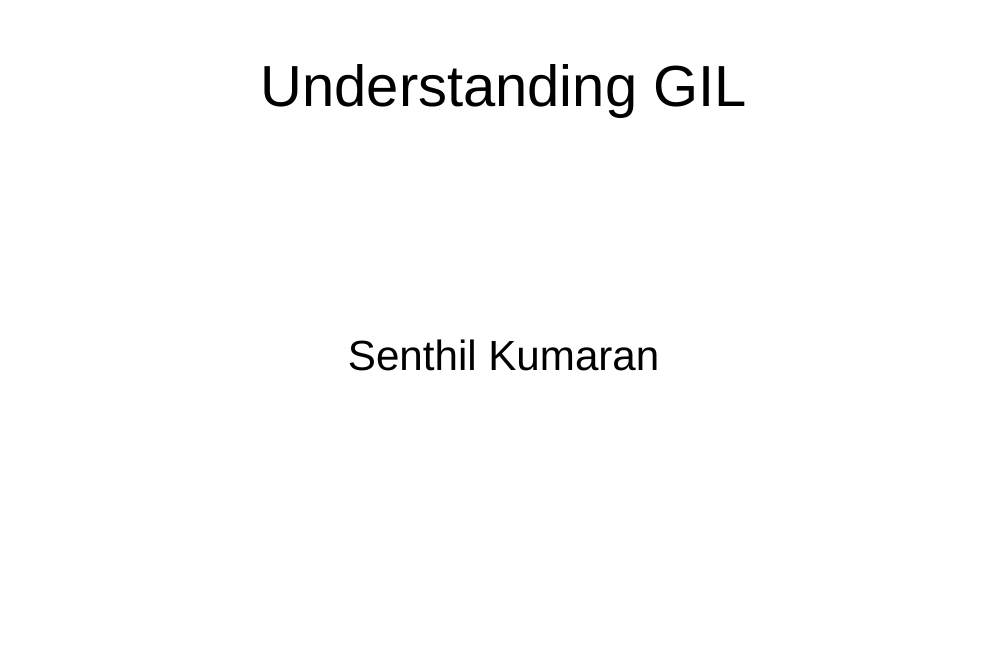
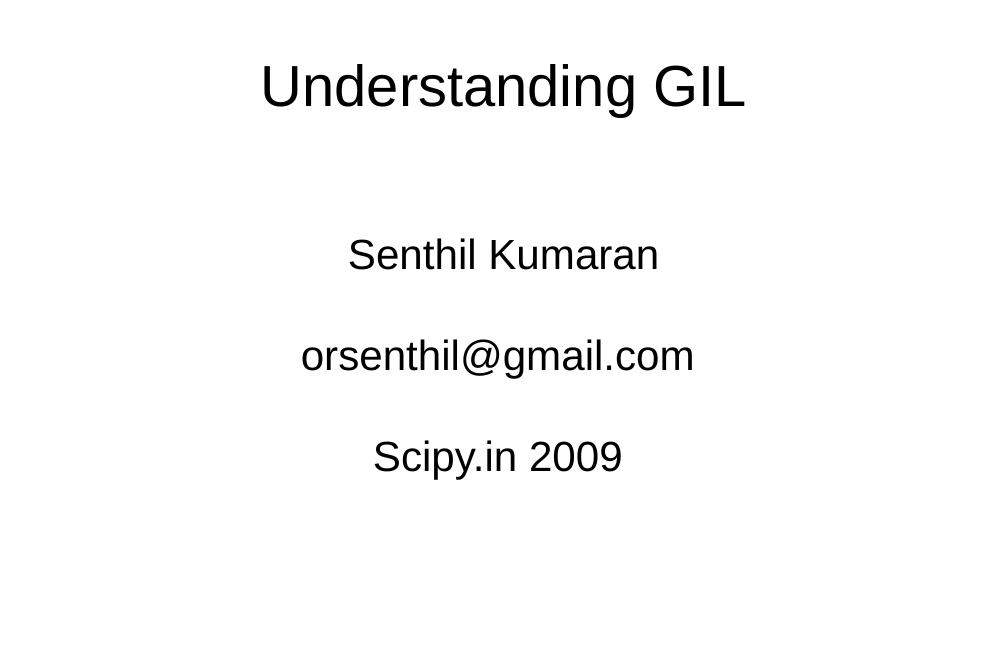
Before and after one commit to uthcode/learntosolveit, a slide deck: slide 1 of scipy09/gil.odp. Drawn at 1008x672 pixels with LibreOffice and Linux fonts; fonts in the diff are those of the drawing. Boxes give left, top, right and bottom in pixels: in the first picture for what was removed or moved away, otherwise in the second. Text is boxed around its words. In the diff, an @@ line names an element or a change of style, - is before the commit and + after.

```diff
--- a/scipy09/gil.odp
+++ b/scipy09/gil.odp
@@ subtitle at box(301, 339, 695, 480): paragraphs added @@
+orsenthil@gmail.com
+Scipy.in 2009
```
Also in this commit, not shown: 3 other slides changed, 2 slides added, 3 other files.
